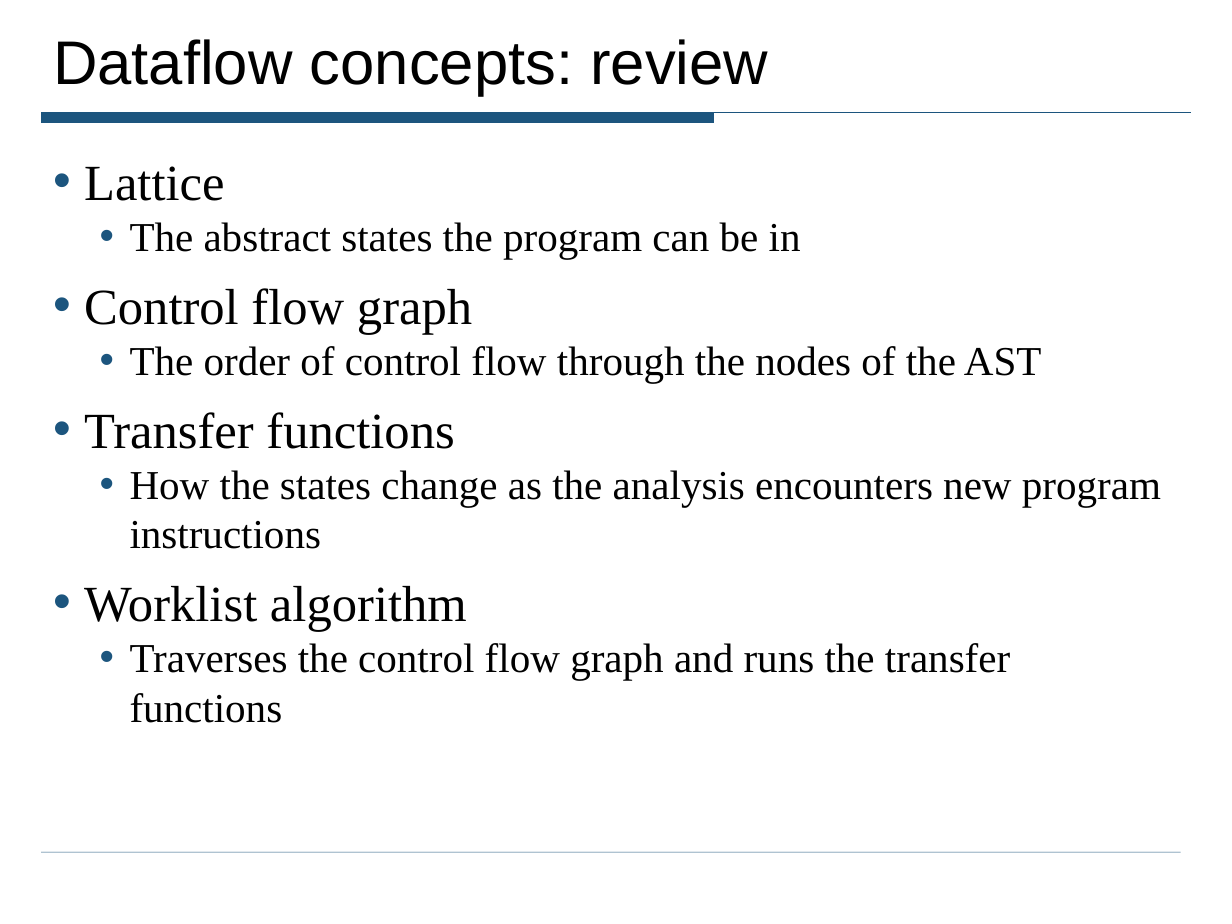
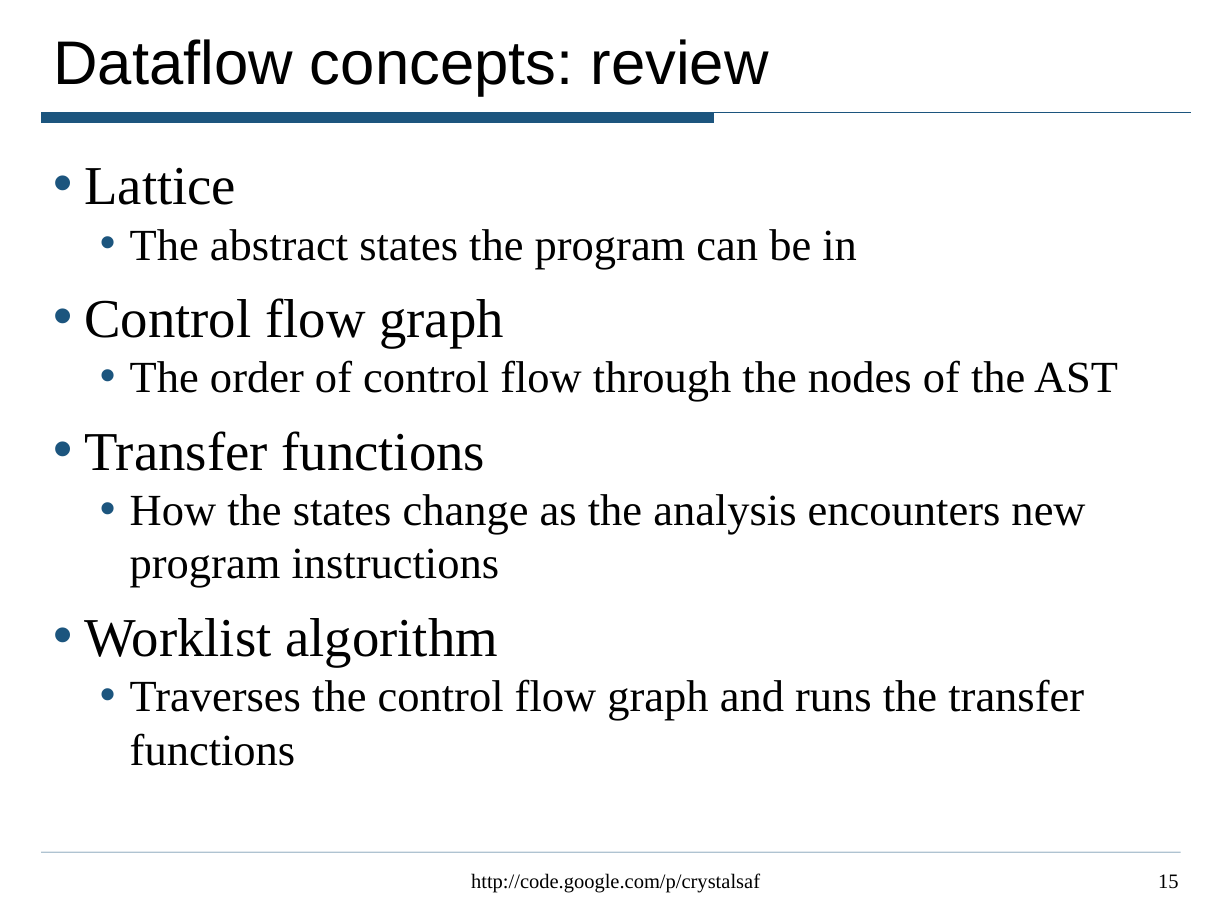
Before and after one commit to ciera/crystalsaf, a slide deck: slide 15 of TutorialExamples/CrystalTutorial.ppt. Drawn at 1232x924 pixels with LibreOffice and Linux fonts; fonts in the diff are those of the drawing. Boxes give left, top, right and bottom in pixels: in the first picture for what was removed or moved away, otherwise in the second. Text is boxed around its words. In the diff, an @@ line names an element or a change of style, - is before the commit and + after.

```diff
--- a/TutorialExamples/CrystalTutorial.ppt
+++ b/TutorialExamples/CrystalTutorial.ppt
@@ text "Lattice" at <box>84,167,1118,766</box>: size 29.6 to 32 pt in "Lattice", "Control flow graph", "Transfer functions", "Worklist algorithm"; size 24.1 to 26 pt in "The abstract states the program can be ...", "The order of control flow through the ...", "How the states change as the analysis ...", "Traverses the control flow graph and runs ..." @@
@@ text added at <box>471,873,760,893</box>, 12 pt, text #000000 @@
+http://code.google.com/p/crystalsaf
@@ page number added at <box>1158,874,1178,889</box>, 12 pt, text #000000 @@
+15
```
Also in this commit, not shown: 35 other slides changed.
